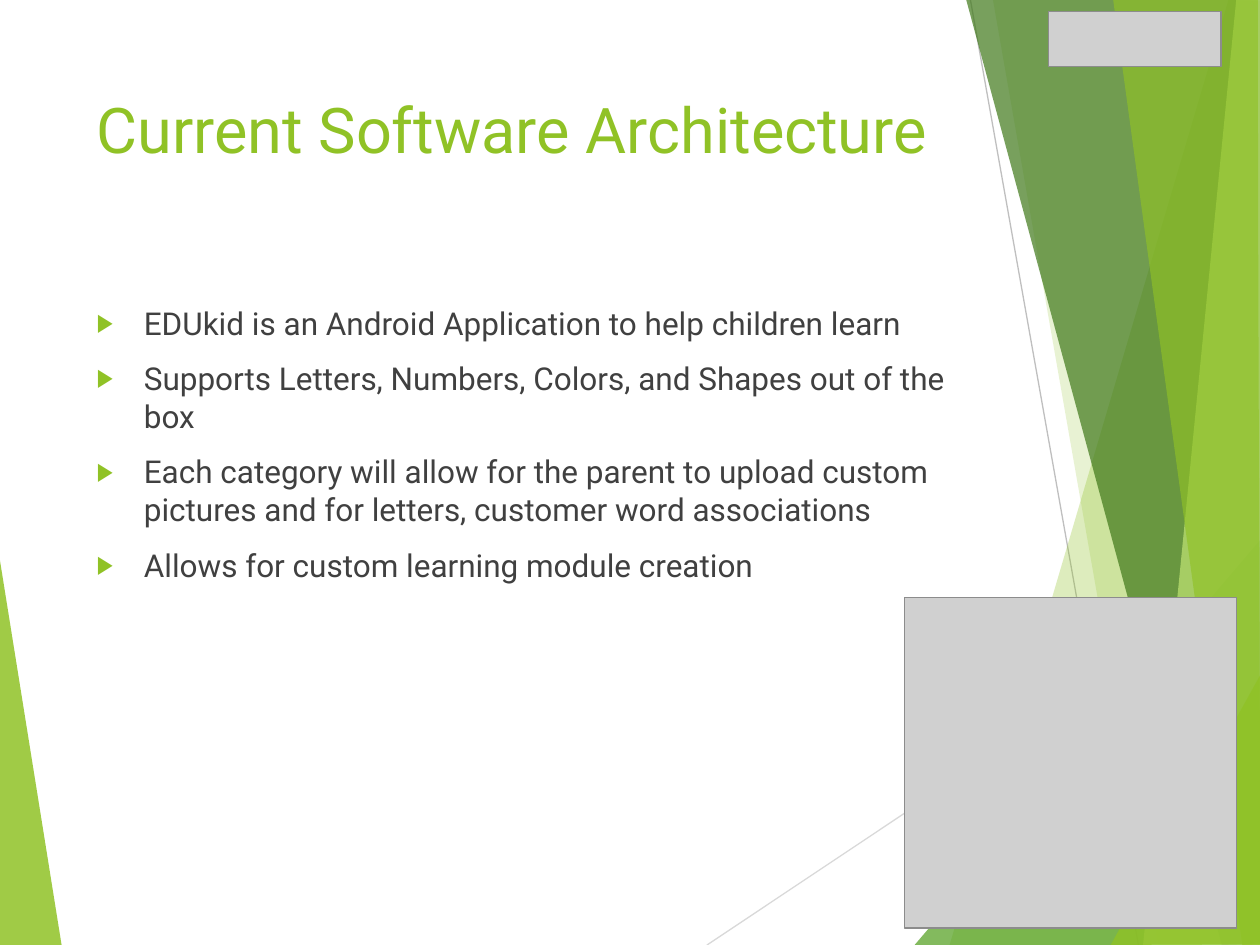
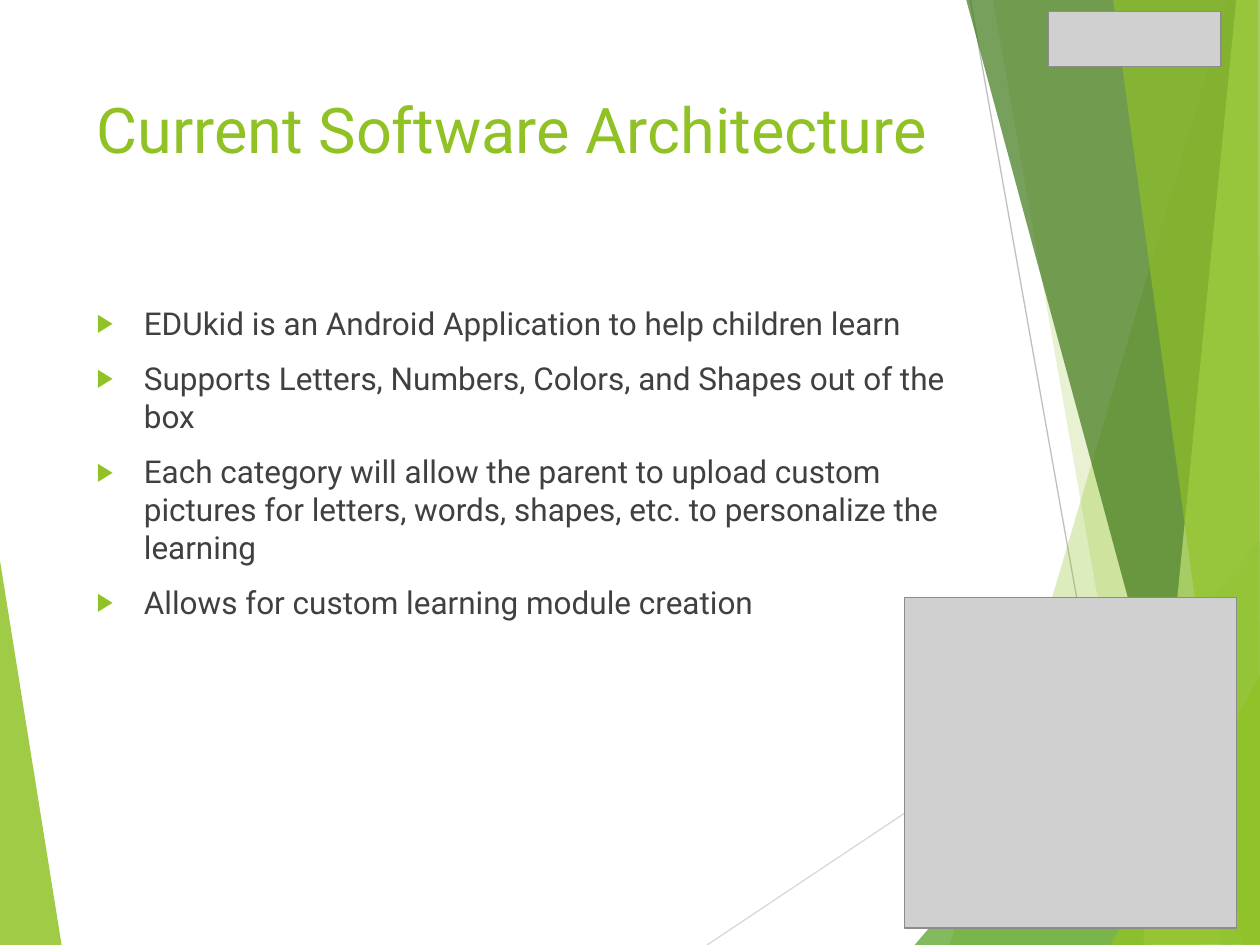
Before and after one commit to sandeepnukala1990/EDUkid, a slide deck: slide 3 of Documents/Iteration 2/EDUkid-Iteration2.pptx. Drawn at 1260x945 pixels with LibreOffice and Linux fonts; fonts in the diff are those of the drawing; grey boxes stand for pictures. Boxes give left, top, right and bottom in pixels: in the first picture for what was removed or moved away, otherwise in the second. Text is boxed around its words. In the diff, an @@ line names an element or a change of style, - is before the commit and + after.

```diff
--- a/Documents/Iteration 2/EDUkid-Iteration2.pptx
+++ b/Documents/Iteration 2/EDUkid-Iteration2.pptx
@@ text at bbox=[144, 459, 938, 566]: text changed @@
-▶ Each category will allow for the parent to upload custom pictures and for letters, customer word associations
+▶ Each category will allow the parent to upload custom pictures for letters, words, shapes, etc. to personalize the learning
```
Also in this commit, not shown: 1 other file.
